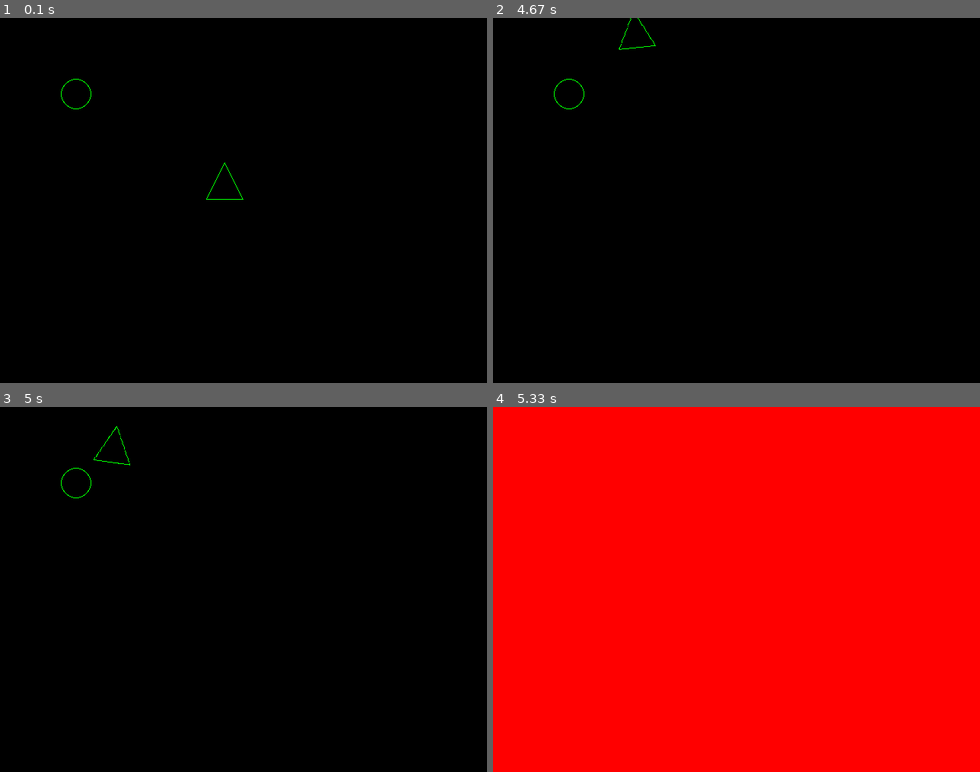
Above: before the commit, frames 1-4 (two rows, left to right).
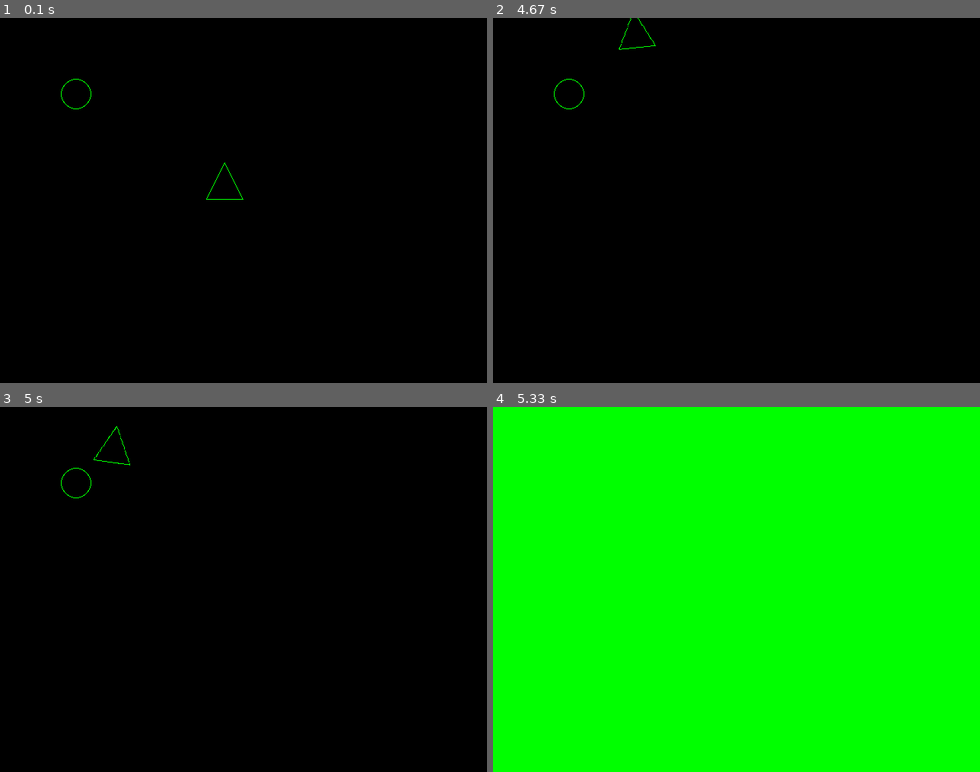
Above: after the commit, the same moments.

Repository: kosmogen/pygame_asteroids
Game: pygame game, started from asteroids.py
The game is run twice, just before and just after one commit, with the same random seed, the same clock (stepped at 60 frames per second) and the same inputs.
Inputs:
- Up to frame 1 (0.1 s): no input
- Up to frame 2 (4.67 s): hold Left 0.33-0.87 s; hold Down 0.9-1.2 s; hold Left 1.23-1.63 s; hold Up 1.67-2.03 s; hold Right 2.07-2.7 s; hold Down 2.73-3.1 s; hold Left 3.13-3.6 s; hold Right 3.63-4.1 s; hold Up 4.13-4.43 s; hold Right from 4.47 s (still down)
- Up to frame 3 (5 s): release Right at 4.93 s; hold Left from 4.97 s (still down)
- Up to frame 4 (5.33 s): keep holding Left

Frames 1-3 are identical in both runs. In frame 4, 100% of the frame differs, in the area x 0-100%, y 0-100%.

Commit message:
Code organization and cleanup

Diff:
--- a/Asteroid.py
+++ b/Asteroid.py
@@ -20,3 +20,6 @@
 
     def draw(self, surface):
         surface.blit(self.image, self.rect)
+
+    def update(self):
+        pass
--- a/Ship.py
+++ b/Ship.py
@@ -28,7 +28,7 @@
     def draw(self, surface):
         surface.blit(self.display_image, self.rect)
 
-    def update_keys(self):
+    def update(self):
         pressed_keys = pygame.key.get_pressed()
 
         # Update velocity and atitude from keypresses
@@ -49,10 +49,6 @@
             self.display_image = pygame.transform.rotate(self.image, self.angle)
             self.rect = self.display_image.get_rect()
 
-        # self.rect.centerx = self.x_pos
-        # self.rect.centery = self.y_pos
-
-    def update_sprite(self):
         # Update sprite position
         self.x_pos = self.x_pos + self.x_velocity
         self.y_pos = self.y_pos + self.y_velocity
--- a/asteroids.py
+++ b/asteroids.py
@@ -5,6 +5,13 @@
 from pygame.locals import *
 from Ship import Ship
 from Asteroid import Asteroid
+
+def death_screen(surface):
+    surface.fill((0, 255, 0))
+    pygame.display.update()
+    time.sleep(2)
+    pygame.quit()
+    sys.exit()
 
 if __name__ == '__main__':
     FPS = 60
@@ -34,10 +41,11 @@
                 sys.exit()
 
         # Update sprites
-        player_ship.update_keys()
+        player_ship.update()
+        for asteroid in asteroids:
+            asteroid.update()
 
         # Draw sprites
-        player_ship.update_sprite()
         DISPLAYSURF.fill(BG_COLOR)
         player_ship.draw(DISPLAYSURF)
         for asteroid in asteroids:
@@ -45,11 +53,7 @@
 
         # Detect collision between player and any asteroids
         if pygame.sprite.spritecollideany(player_ship, asteroids):
-            DISPLAYSURF.fill(RED)
-            pygame.display.update()
-            time.sleep(2)
-            pygame.quit()
-            sys.exit()
+            death_screen(DISPLAYSURF)
 
         pygame.display.update()
         FramePerSec.tick(FPS)
